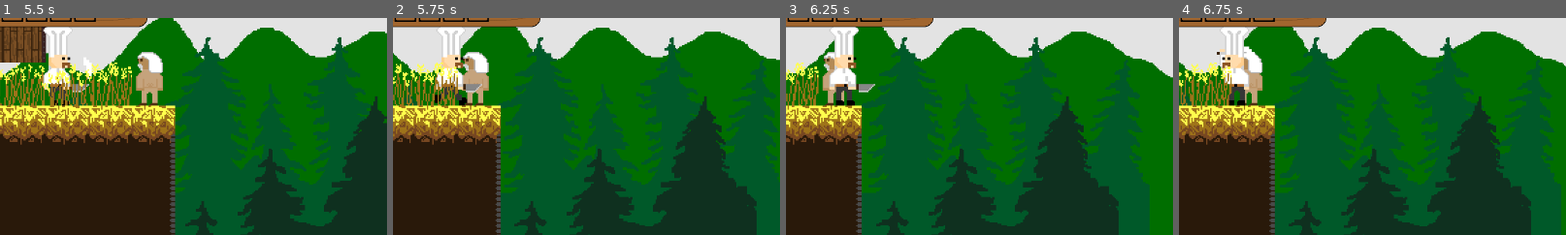
Above: before the commit, frames 1-4 (left to right).
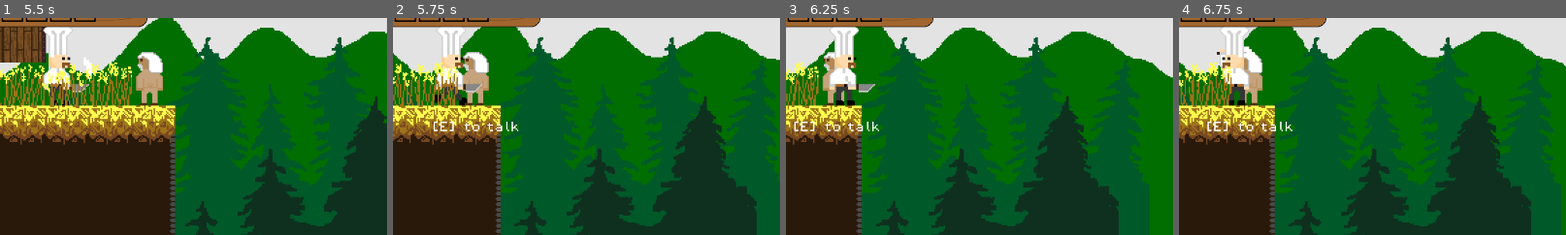
Above: after the commit, the same moments.

Repository: AdamOravecz1/TheKingsDish
Game: Godot game, scene res://Scenes/forest.tscn
The game is run twice, just before and just after one commit, with the same random seed, the same clock (stepped at 60 frames per second) and the same inputs. The engine's default icon, where the game draws it, is replaced by a stand-in: a white triangle on a blue panel in a dark square.
Inputs (mouse positions are % of the whole screen's width and height, from its top left):
- Up to frame 1 (5.5 s): move the mouse to (72, 45) at 0.52 s; hold D (right) 0.53-1.25 s; hold E (interact) 0.53-1.25 s; click (72, 45) at 0.67 s; tap W (jump) at 0.77, 3.77 s; drag from (30, 55) to (53, 51) at 1.27 s; move the mouse to (60, 28) at 2.02 s; hold A (left) 2.03-2.75 s; hold E (interact) 2.03-2.75 s; click (60, 28) at 2.1 s; drag from (45, 70) to (48, 39) at 2.77 s; move the mouse to (80, 65) at 3.52 s; hold D (right) 3.53-4.25 s; hold E (interact) 3.53-4.25 s; tap R (relode) at 3.6 s; tap I (inventory) at 4.15 s; drag from (20, 35) to (35, 25) at 4.27 s; move the mouse to (55, 50) at 5.02 s; hold D (right) from 5.03 s (still down); hold E (interact) from 5.03 s (still down); click (55, 50) at 5.17 s
- Up to frame 2 (5.75 s): keep holding D (right); keep holding E (interact)
- Up to frame 3 (6.25 s): release D (right) at 5.75 s; release E (interact) at 5.75 s; drag from (35, 25) to (53, 51) at 5.77 s
- Up to frame 4 (6.75 s): move the mouse to (72, 45) at 6.52 s; hold A (left) from 6.53 s (still down); hold E (interact) from 6.53 s (still down); click (72, 45) at 6.6 s
The pictures show only the part of the screen within x 43-93%, y 35-85%; the shares and areas given below are measured in that part.

Frame 1 is identical in both runs. In frame 2, 0.3% of the frame differs, in the area x 10-33%, y 47-53%; in frame 3, 0.3%, in the area x 2-25%, y 47-53%; in frame 4, 0.3%.

Commit message:
bug fixes and miller death

Diff:
--- a/Global/global.gd
+++ b/Global/global.gd
@@ -4,7 +4,8 @@
 
 const animal_parameters = {
 	"rabbit": {"speed": 110, "health": 20},
-	"boar": {"speed": 50, "health": 100}
+	"boar": {"speed": 50, "health": 100},
+	"miller": {"health": 50}
 }
 
 const weapon_data = {
--- a/Scenes/boar.gd
+++ b/Scenes/boar.gd
@@ -111,7 +111,7 @@
 func _on_knock_back(source, force):
 	can_move = false
 	knocked_back = true
-	$Timer.start()
+	$Timers/DigTimer.start()
 	knockback_strength = force
 	knockback_duration = 0.1
 
--- a/Scenes/forest.tscn
+++ b/Scenes/forest.tscn
@@ -136,9 +136,6 @@
 position = Vector2(-222, -46)
 type = 2
 
-[node name="Player" parent="Main/Players" index="0" instance=ExtResource("2_5uack")]
-position = Vector2(416, -155)
-
 [node name="Boar" parent="Main/Entities" index="0" instance=ExtResource("11_m5di3")]
 position = Vector2(-15, -19)
 
@@ -147,6 +144,9 @@
 
 [node name="Miller" parent="Main/Entities" index="2" instance=ExtResource("14_vk6b8")]
 position = Vector2(685, -148)
+
+[node name="Player" parent="Main/Players" index="0" instance=ExtResource("2_5uack")]
+position = Vector2(416, -155)
 
 [node name="FG" parent="FG" index="0"]
 layer_0/tile_data = PackedInt32Array(-65535, 196608, 7, -65534, 262144, 7, -65533, 327680, 7, -458751, 262144, 4, -4587 …(1039 unchanged characters)…
--- a/Scenes/level.gd
+++ b/Scenes/level.gd
@@ -23,19 +23,18 @@
 	for i in $Main/Entities.get_child_count():
 		if scene_name in Global.animal_data:
 			entity_names[i].setup(Global.animal_data[scene_name][i])
-		if entity_names[i].has_signal("shoot"):
-			entity_names[i].connect("shoot", create_bolt)
 	for i in $Main/Vega.get_child_count():
 		var vega = $Main/Vega.get_child(i)
 		if scene_name in Global.vega_data:
 			if Global.vega_data[scene_name][i]:
 				vega.harvest()
+	if player.has_signal("shoot"):
+		player.connect("shoot", create_bolt)
 
 func create_bolt(pos, dir, bolt_type):
 	var bolt := bolt_scene.instantiate()
 	$Main/Projectiles.add_child(bolt)
 	bolt.setup(pos, dir, bolt_type)
-
 
 func _exit_tree():
 	var current_animal_data: Array
--- a/Scenes/miller.gd
+++ b/Scenes/miller.gd
@@ -1 +1,33 @@
 extends Entity
+
+var item = load("res://inventory/Items/miller.tres") as InvItem
+
+@onready var interaction_area_shop: InteractionArea = $InteractionAreaShop
+@onready var interaction_area: InteractionArea = $InteractionArea
+
+@onready var player = get_tree().get_first_node_in_group("Player")
+
+func _ready():
+	health = Global.animal_parameters["miller"]["health"]
+	interaction_area_shop.interact = Callable(self, "_talk")
+	interaction_area.interact = Callable(self, "_pickup")
+	$InteractionArea.monitoring = false
+
+func _pickup():
+	player.collect(item)
+	if player.free_inv_slot:
+		remove()
+
+func _talk():
+	print("shop")
+
+func trigger_death():
+	if alive:
+		$AnimatedSprite2D.play("death")
+		$InteractionAreaShop.monitoring = false
+		$InteractionArea.monitoring = true
+		alive = false
+		set_collision_layer_value(3, false)
+
+func _on_animated_sprite_2d_animation_finished():
+	$AnimatedSprite2D.play("after_death")
--- a/Scenes/miller.tscn
+++ b/Scenes/miller.tscn
@@ -1,8 +1,9 @@
-[gd_scene load_steps=12 format=3 uid="uid://5exerwvsy41d"]
+[gd_scene load_steps=15 format=3 uid="uid://5exerwvsy41d"]
 
 [ext_resource type="PackedScene" uid="uid://blorwsk7msxwu" path="res://Scenes/entity.tscn" id="1_8jmtg"]
 [ext_resource type="Script" path="res://Scenes/miller.gd" id="2_gkufe"]
 [ext_resource type="Texture2D" uid="uid://cvve3iaapqk5w" path="res://Sprites/Miller.png" id="2_lv85u"]
+[ext_resource type="PackedScene" uid="uid://b5l7nm22qv6uc" path="res://Scenes/interaction_area.tscn" id="4_yeb36"]
 
 [sub_resource type="RectangleShape2D" id="RectangleShape2D_la1yi"]
 size = Vector2(20, 39)
@@ -67,6 +68,12 @@
 "speed": 1.0
 }]
 
+[sub_resource type="CircleShape2D" id="CircleShape2D_dmykt"]
+radius = 23.0217
+
+[sub_resource type="CircleShape2D" id="CircleShape2D_fqvsg"]
+radius = 23.0217
+
 [node name="Miller" instance=ExtResource("1_8jmtg")]
 collision_layer = 4
 collision_mask = 21
@@ -79,3 +86,17 @@
 [node name="AnimatedSprite2D" type="AnimatedSprite2D" parent="." index="2"]
 sprite_frames = SubResource("SpriteFrames_71mke")
 autoplay = "default"
+
+[node name="InteractionAreaShop" parent="." index="3" instance=ExtResource("4_yeb36")]
+action_name = "talk"
+
+[node name="CollisionShape2D" type="CollisionShape2D" parent="InteractionAreaShop" index="0"]
+shape = SubResource("CircleShape2D_dmykt")
+
+[node name="InteractionArea" parent="." index="4" instance=ExtResource("4_yeb36")]
+action_name = "pick up"
+
+[node name="CollisionShape2D" type="CollisionShape2D" parent="InteractionArea" index="0"]
+shape = SubResource("CircleShape2D_fqvsg")
+
+[connection signal="animation_finished" from="AnimatedSprite2D" to="." method="_on_animated_sprite_2d_animation_finished"]
--- a/Scenes/player_graphics.gd
+++ b/Scenes/player_graphics.gd
@@ -72,7 +72,6 @@
 func _on_knife_body_entered(body):
 	if "hit" in body:
 		body.hit(Global.weapon_data[0]["damage"], global_position, Global.weapon_data[0]["knockback"])
-	$Knife/KnifeHitbox.disabled = true
 
 func _on_knife_hitbox_animation_left_animation_finished(anim_name):
 	$Knife/KnifeHitbox.disabled = true
@@ -84,7 +83,6 @@
 func _on_axe_body_entered(body):
 	if "hit" in body:
 		body.hit(Global.weapon_data[1]["damage"], global_position, Global.weapon_data[1]["knockback"])
-	$Axe/AxeHitbox.disabled = true
 
 
 func _on_axe_hitbox_animation_left_animation_finished(anim_name):
--- /dev/null
+++ b/inventory/Items/miller.tres
@@ -0,0 +1,9 @@
+[gd_resource type="Resource" script_class="InvItem" load_steps=3 format=3 uid="uid://crqdv17tr5e8x"]
+
+[ext_resource type="Script" path="res://inventory/inventory_item.gd" id="1_rmhm1"]
+[ext_resource type="Texture2D" uid="uid://rfpw8y3xj61h" path="res://Sprites/MillerIcon.png" id="2_0ylqp"]
+
+[resource]
+script = ExtResource("1_rmhm1")
+name = "Miller"
+texture = ExtResource("2_0ylqp")
Binary file added: Sprites/MillerIcon.png
Not shown, added: Sprites/MillerIcon.png.import
